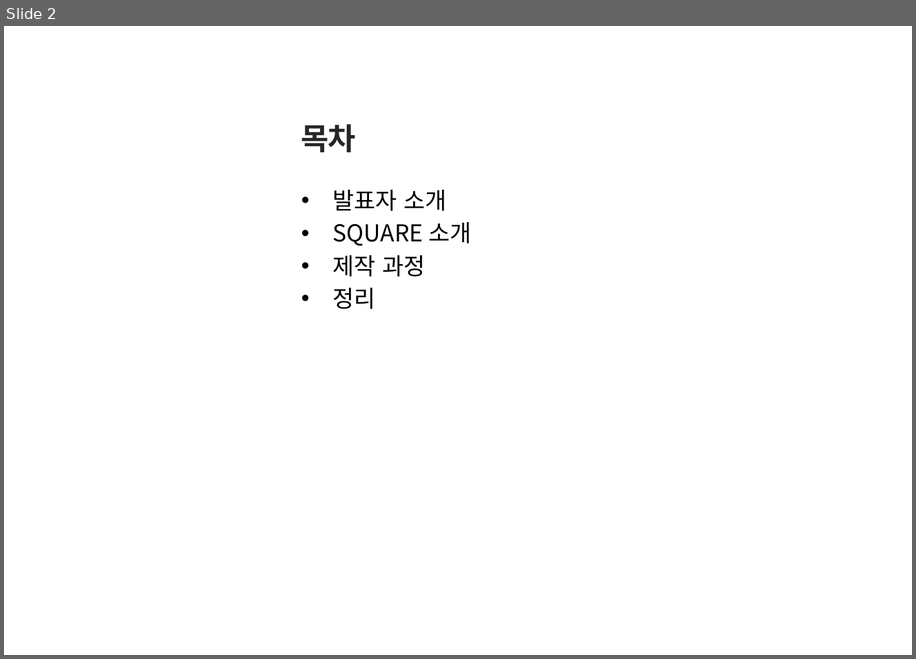
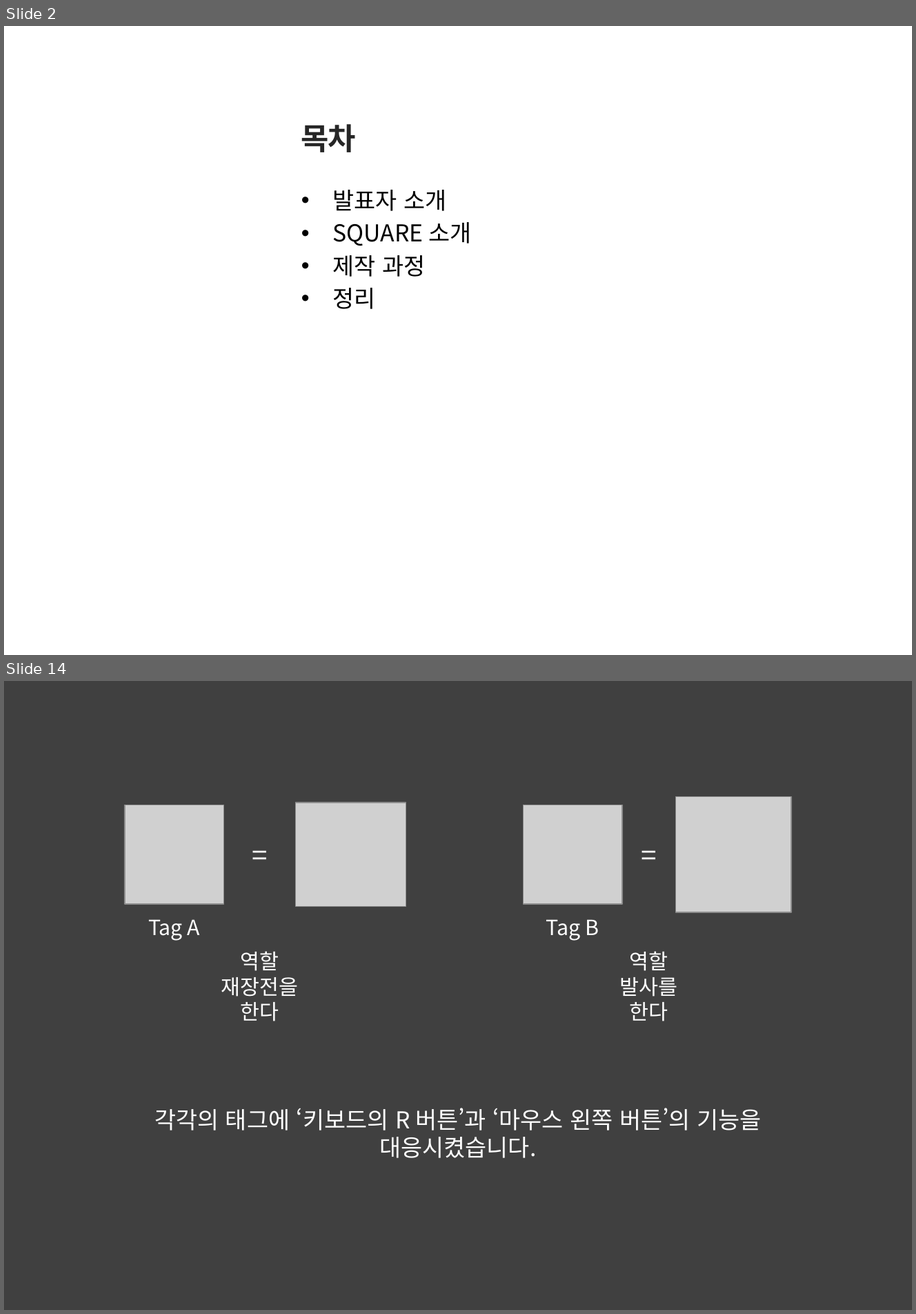
Before and after one commit to Hanghyeon/SQUARE, a slide deck: User_OtherFiles/포폴 발표 준비/2017_NCIA.pptx. Shown one above the other, each under a label of ours: slide 2 before the commit, slides 2 and 14 after it; the slides between them are not shown. The pictures are 916x659 and 916x1314 pixels, drawn with LibreOffice and Linux fonts; fonts in the diff are those of the drawing; grey boxes stand for pictures; background and template pictures are left out. Boxes give left, top, right and bottom in pixels: in the first picture for what was removed or moved away, otherwise in the second. Text is boxed around its words. In the diff, an @@ line names an element or a change of style, - is before the commit and + after.

```diff
--- a/User_OtherFiles/포폴 발표 준비/2017_NCIA.pptx
+++ b/User_OtherFiles/포폴 발표 준비/2017_NCIA.pptx
@@ slide 14 added at [4, 681, 912, 1310], background #404040 @@
@@ group added at [125, 797, 792, 912]: 4 pictures, 2 texts @@
+=
+=
@@ text added at [148, 919, 200, 940], 18 pt, text #FFFFFF @@
+Tag A
@@ text added at [546, 919, 599, 940], 18 pt, text #FFFFFF @@
+Tag B
@@ text added at [221, 951, 299, 1021], 18 pt, text #FFFFFF @@
+역할
+재장전을 한다
@@ text added at [620, 951, 678, 1021], 18 pt, text #FFFFFF @@
+역할
+발사를 한다
@@ text added at [154, 1107, 761, 1158], 20 pt, text #FFFFFF @@
+각각의 태그에 ‘키보드의 R 버튼’과 ‘마우스 왼쪽 버튼’의 기능을 대응시켰습니다.
```
Also in this commit, not shown: 3 slides changed, 24 other slides added, 8 slides removed, 19 other files.
